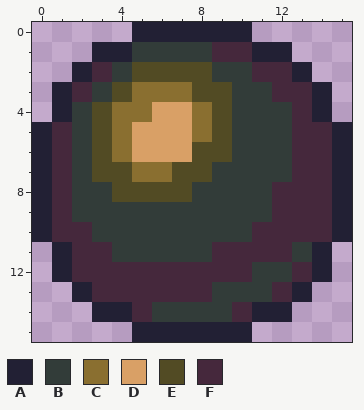
File history of a pixel-art sprite, Space Breakout/Assets/ball_normal_big.png. Above, as it was before the edit.
The file is 16x16 pixels.
Palette (. is transparent): A #222034  B #323c39  C #8a6f30  D #d9a066  E #524b24  F #45283c
Pixels before, first column x 0:
 0 .....AAAAAA.....
 1 ...AABBBBFFAA...
 2 ..AFBEEEEBBFFA..
 3 .AFBECCCEEBBFFA.
 4 .ABECCDDCEBBBFA.
 5 AFBECDDDCEBBBFFA
 6 AFBECDDDEEBBBFFA
 7 AFBEECCEEBBBBFFA
 8 AFBBEEEEBBBBFFFA
 9 AFBBBBBBBBBBFFFA
10 AFFBBBBBBBBFFFFA
11 .AFFBBBBBFFFFBA.
12 .AFFFFFFFFFBBFA.
13 ..AFFFFFFBBBFA..
14 ...AAFBBBBFAA...
15 .....AAAAAA.....
After:
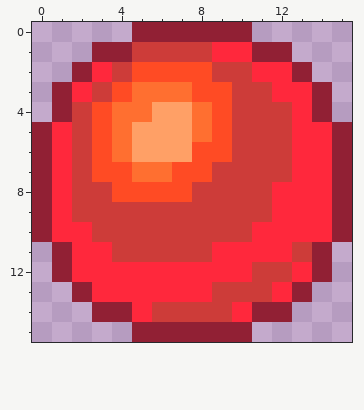
Changes in this commit:
colour A: #222034 -> #912034
colour B: #323c39 -> #cd3c39
colour C: #8a6f30 -> #ff6f30
colour D: #d9a066 -> #ffa066
colour E: #524b24 -> #ff4b24
colour F: #45283c -> #ff283c
